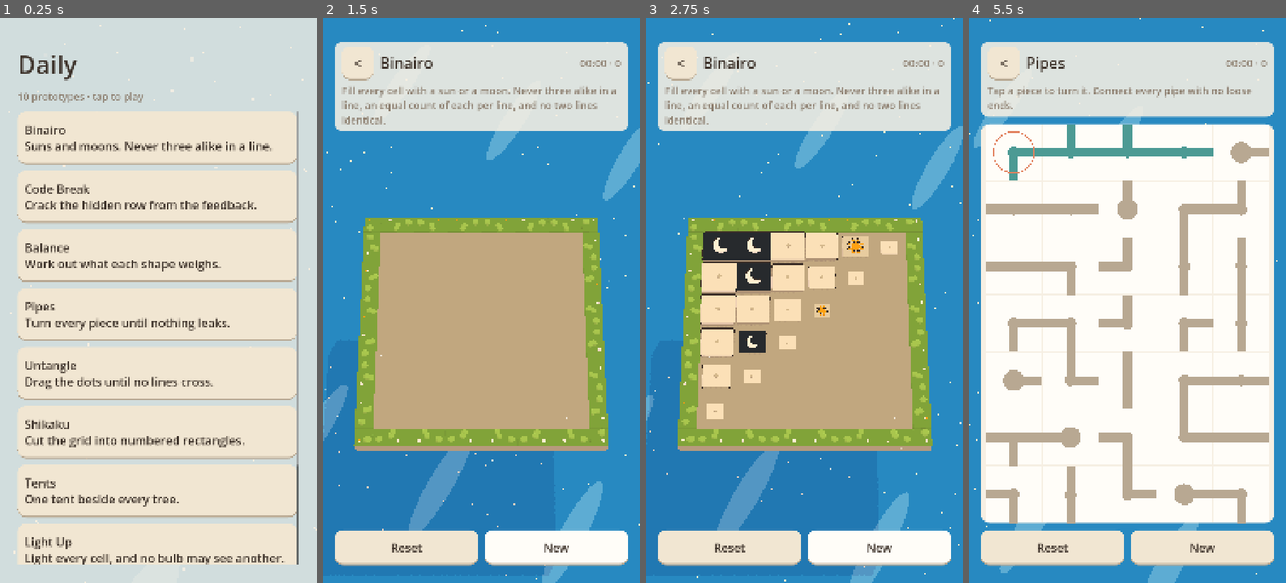
Above: before the commit, frames 1-4 (left to right).
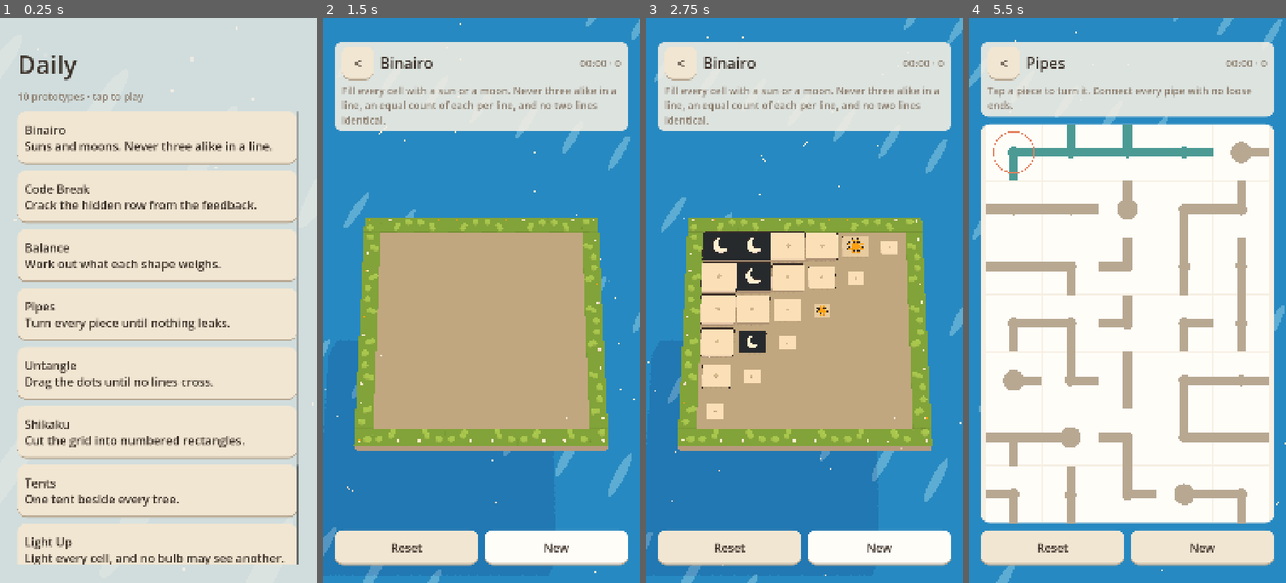
Above: after the commit, the same moments.

Repository: flavioriper/daily-games
Game: Godot game, scene res://world/main.tscn
Two runs of this game, one before a commit and one after it. Both use one fixed random seed, a clock stepped at 60 frames per second and the inputs below.
Inputs:
- Up to frame 1 (0.25 s): no input
- Up to frame 2 (1.5 s): click "Binairo Suns and moons. Never…" at 0.5 s; click "New" at 1.25 s
- Up to frame 3 (2.75 s): click "New" at 2 s
- Up to frame 4 (5.5 s): click "<" at 2.75 s; click "Balance Work out what each sh…" at 3.5 s; click "<" at 4.25 s; click "Pipes Turn every piece until …" at 5 s

The runs differ from the first frame. In frame 1, less than 0.1% of the frame differs, in the area x 2-100%, y 1-100%; in frame 2, 4.5%, in the area x 0-100%, y 0-100%; in frame 3, 4.4%; in frame 4, 1.4%.

Commit message:
fix: water dashes and sparkles at cell scale

Diff:
--- a/shaders/water.gdshader
+++ b/shaders/water.gdshader
@@ -28,14 +28,14 @@
 	float t = TIME * motion_scale;
 	vec2 p = world_pos.xz;
 	// Elongated dashes along one direction, broken up by a slow cross fade.
-	float s1 = sin(dot(p, vec2(0.80, 0.45)) * 1.6 + t * 0.35);
-	float s2 = sin(dot(p, vec2(-0.35, 0.90)) * 0.5 - t * 0.2);
+	float s1 = sin(dot(p, vec2(0.80, 0.45)) * 4.0 + t * 0.35);
+	float s2 = sin(dot(p, vec2(-0.35, 0.90)) * 1.2 - t * 0.2);
 	float band = step(1.25, s1 + 0.4 * s2);
 	// Sparkles: warp the two sine phases so the dots scatter instead of gridding.
 	float wx = sin(p.y * 2.3 + t * 0.4) * 1.7;
 	float wz = sin(p.x * 1.9 - t * 0.3) * 1.7;
-	float s = sin(p.x * 7.3 + wx + t * 1.3) * sin(p.y * 6.1 + wz - t * 0.9);
-	float spark = step(0.995, s);
+	float s = sin(p.x * 2.4 + wx + t * 1.3) * sin(p.y * 2.0 + wz - t * 0.9);
+	float spark = step(0.998, s);
 	vec3 col = mix(base_color.rgb, band_color.rgb, band);
 	col = mix(col, sparkle_color.rgb, spark);
 	if (splash_age >= 0.0 && splash_age < 2.0) {
